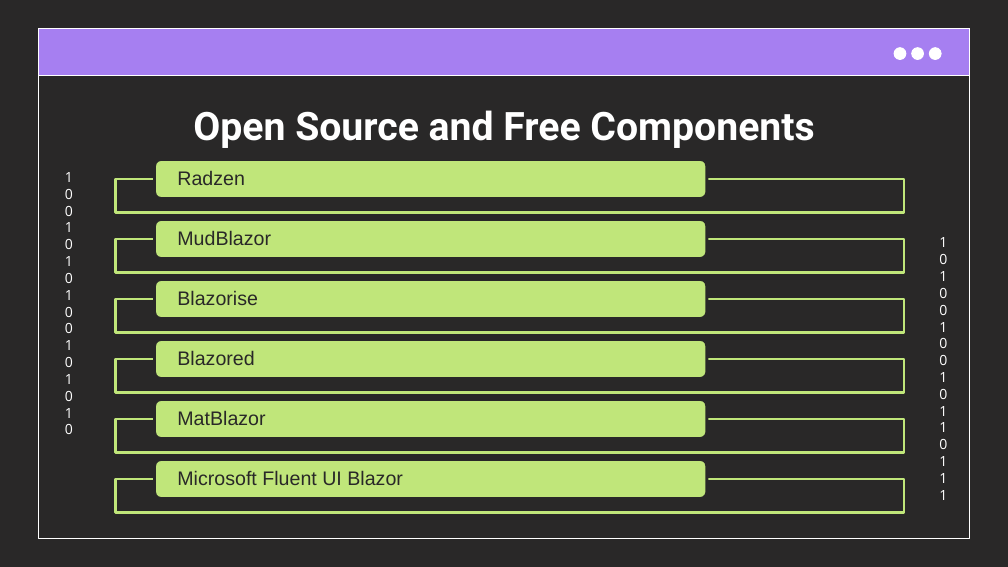
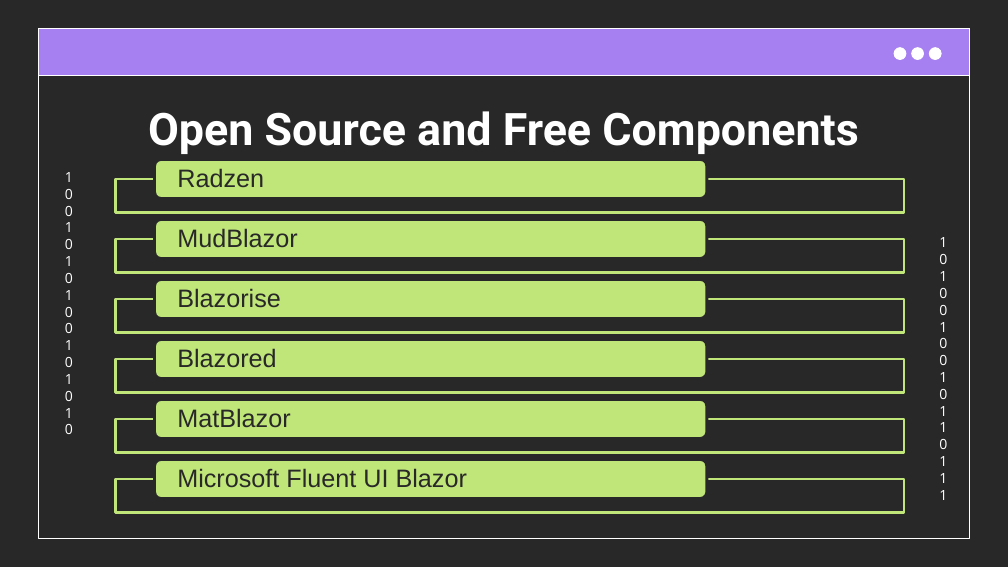
Before and after one commit to cwoodruff/blazor-introduction, a slide deck: slide 22 of Blazor Introduction.pptx (slide 17 before the commit). Drawn at 1008x567 pixels with LibreOffice and Linux fonts; fonts in the diff are those of the drawing. Boxes give left, top, right and bottom in pixels: in the first picture for what was removed or moved away, otherwise in the second. Text is boxed around its words. In the diff, an @@ line names an element or a change of style, - is before the commit and + after.

```diff
--- a/Blazor Introduction.pptx
+++ b/Blazor Introduction.pptx
@@ title "Open Source and Free Components" at [148, 111, 858, 154]: size 28 to 32 pt @@
@@ size 14 to 18 pt; more space between paragraphs in 6 elements at [177, 168, 264, 188], [177, 228, 297, 248], [177, 288, 281, 308], [177, 348, 276, 368], [177, 408, 290, 428], [177, 468, 467, 488] @@
```
Also in this commit, not shown: 3 other slides changed, 7 slides added, 1 slide removed.
